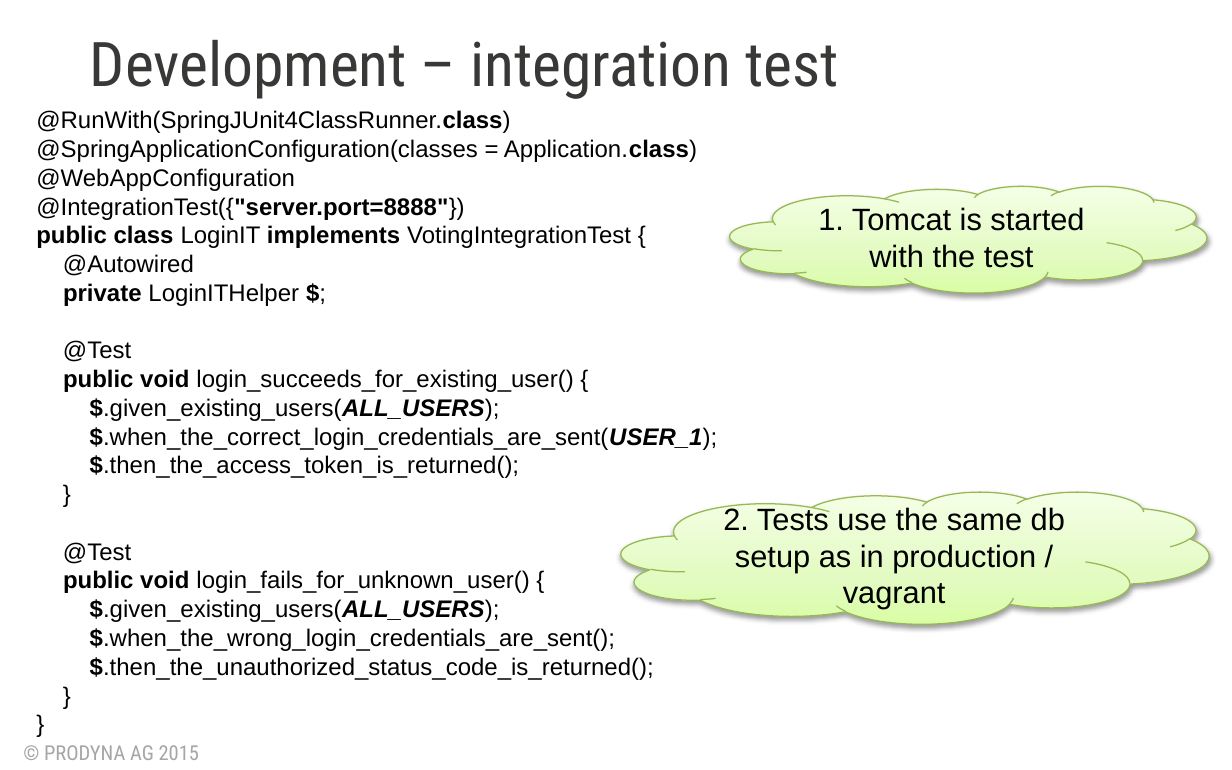
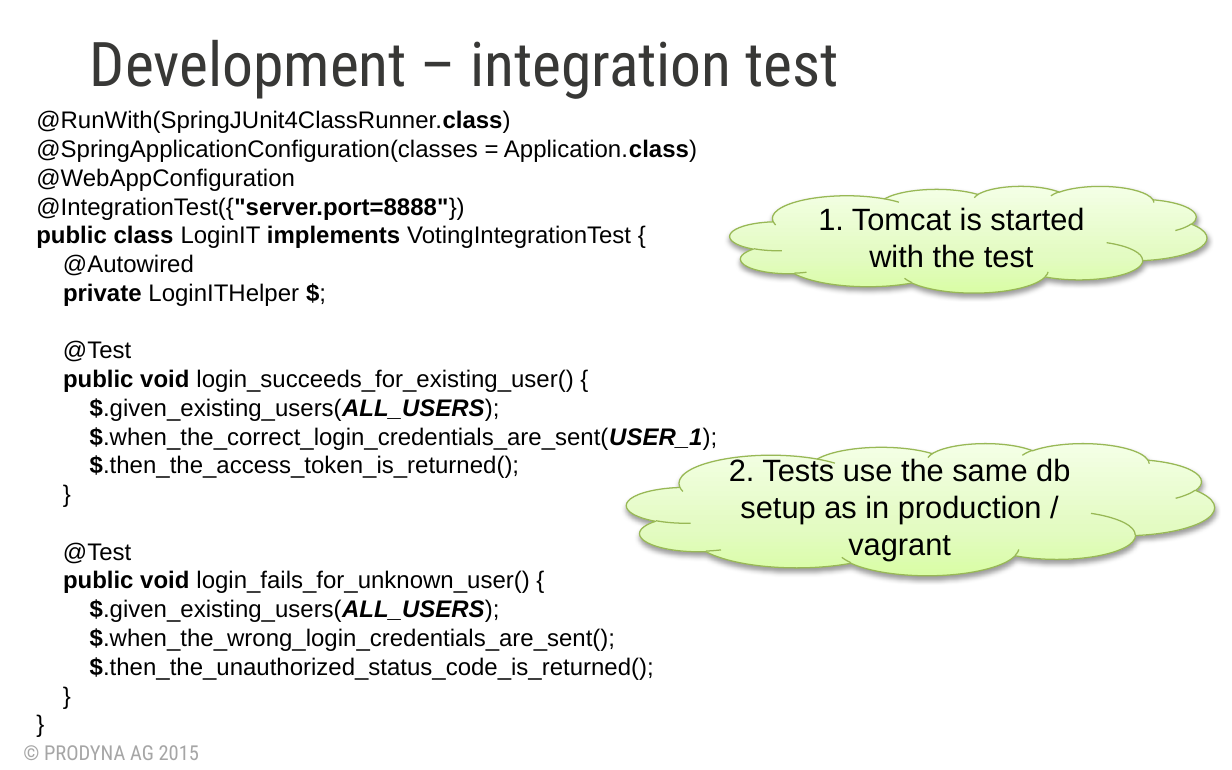
Before and after one commit to BGligorijevic/pac-slides, a slide deck: slide 12 of PAC-final-presentation.pptx. Drawn at 1232x770 pixels with LibreOffice and Linux fonts; fonts in the diff are those of the drawing; background and template pictures are left out. Boxes give left, top, right and bottom in pixels: in the first picture for what was removed or moved away, otherwise in the second. Text is boxed around its words. In the diff, an @@ line names an element or a change of style, - is before the commit and + after.

```diff
--- a/PAC-final-presentation.pptx
+++ b/PAC-final-presentation.pptx
@@ cloud "2. Tests use the same ...": place and size @@
-cloud "2. Tests use the same ..." at bbox=[621, 492, 1209, 623]
+cloud "2. Tests use the same ..." at bbox=[627, 444, 1215, 575]
```
Also in this commit, not shown: 6 other slides changed.
